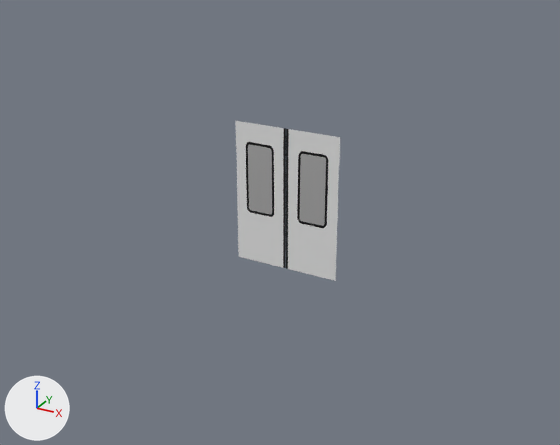
Two versions of the Blender file metro.blend, one commit apart.
One viewpoint serves both versions: a 50 mm camera at (28.8, -51.8, 24.0) aimed at (0.3, 0.0, -1.9). The axes (+X, +Y, +Z) are drawn at lower left. The lights are the same throughout.

Script lines for the objects in view, before the commit:
```python
mat_metal = diffuse_material('metal')
mat_metal.base_color = (0.8, 0.8, 0.8)  # white #e7e7e7
me_plane_001 = bpy.data.meshes.new('Plane.001')
me_plane_001.from_pydata(...)  # 206 vertices, 181 faces, 1 loose edge; spans x 0.01..4.8, y -6.2..6.42, z 0.0..0.02
# faces by material slot: [143, 7, 31]
me_plane_001.materials.append(mat_metal)  # white #e7e7e7
me_plane_001.materials.append(mat_vidro)
me_plane_001.materials.append(mat_borracha)  # black #1f1f1f
ob_plane_001 = bpy.data.objects.new('Plane.001', me_plane_001)
ob_plane_001.location = (0.09, 1.41, -0.66)
ob_plane_001.rotation_euler = (1.571, 0.0, 0.0)  # degrees (90, 0, 0)
_m = ob_plane_001.modifiers.new('Mirror', 'MIRROR')
```
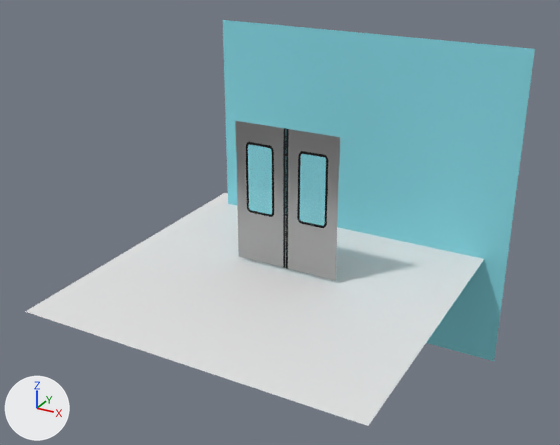
Commit message: ajustando linhas no metro

Changed parts and their boxes (x1, y1, x2, y2) in the pictures (560 x 445 px):
'Plane.003', added (cyan)
    after: (223, 20, 535, 361)
'Plane.002', added
    after: (25, 193, 484, 426)
'Plane.001', recoloured
    both: (235, 121, 340, 281)

What changed in the scene script:
```text
Change mat_metal:
    remove n0 = _N.new('ShaderNodeOutputMaterial'); n0.name = 'Material Output.001'
    remove n1 = _N.new('ShaderNodeBsdfDiffuse'); n1.name = 'Diffuse BSDF'
    remove _L.new(n1.outputs[0], n0.inputs[0])  # 'BSDF' to 'Surface'
    add n2 = _N.new('ShaderNodeOutputMaterial'); n2.name = 'Material Output'
    add n3 = _N.new('ShaderNodeBsdfAnisotropic'); n3.name = 'Glossy BSDF'
    add n3.distribution = 'GGX'
    add n3.inputs[0].default_value = (0.468, 0.468, 0.468, 1.0)  # 'Color', grey #b6b6b6
    add n3.inputs[1].default_value = 0.329  # 'Roughness'
    add _L.new(n3.outputs[0], n2.inputs[0])  # 'BSDF' to 'Surface'
Add mat_material:
    mat_material = diffuse_material('Material')
    mat_material.base_color = (0.254, 0.711, 0.8)  # cyan #8adbe7
Add me_plane_002:
    me_plane_002.from_pydata([(-14.6, -14.6, 0.0), (14.6, -14.6, 0.0), (-14.6, 14.6, 0.0), (14.6, 14.6, 0.0)], [], [(0, 1, 3, 2)])
Add me_plane_003:
    me_plane_003.from_pydata([(-14.6, -14.6, 0.0), (14.6, -14.6, 0.0), (-14.6, 14.6, 0.0), (14.6, 14.6, 0.0)], [], [(0, 1, 3, 2)])
    me_plane_003.materials.append(mat_material)  # cyan #8adbe7
Add ob_plane_002:
    ob_plane_002 = bpy.data.objects.new('Plane.002', me_plane_002)
    ob_plane_002.location = (0.0, 0.0, -7.14)
Add ob_plane_003:
    ob_plane_003 = bpy.data.objects.new('Plane.003', me_plane_003)
    ob_plane_003.location = (2.01, 12.15, -2.77)
    ob_plane_003.rotation_euler = (1.571, 0.0, 0.0)  # degrees (90, 0, 0)
```
